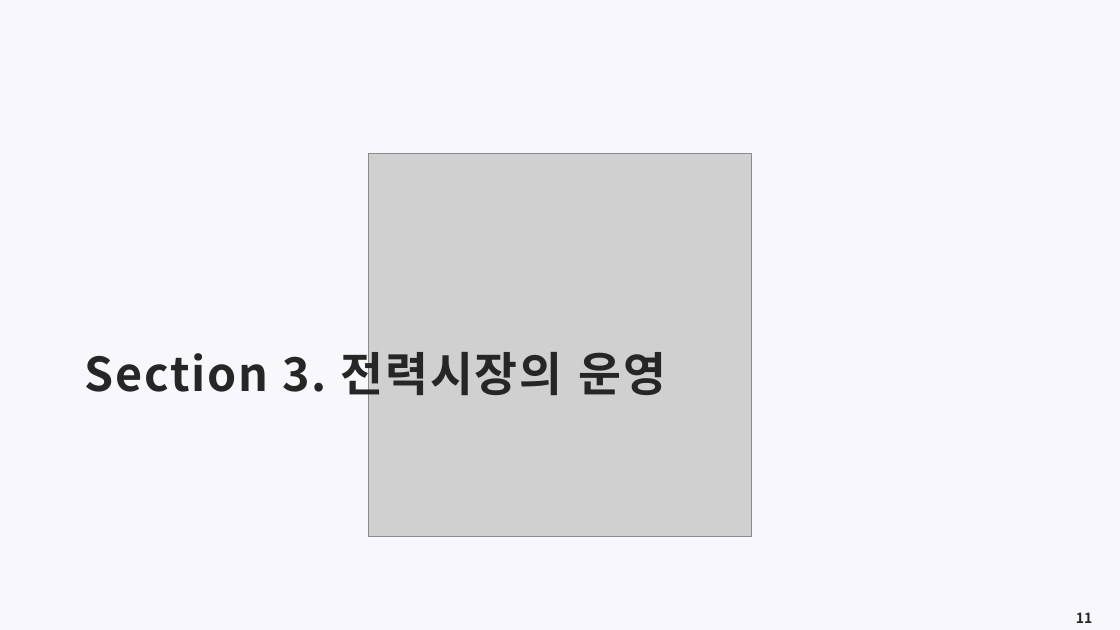
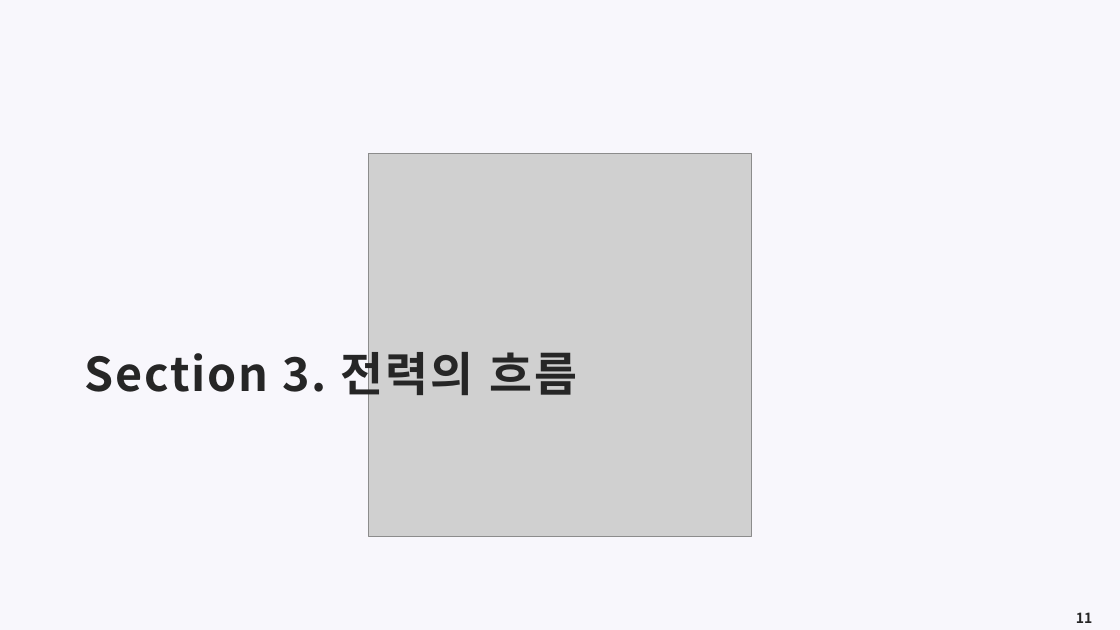
Before and after one commit to meandthey/Teaching, a slide deck: slide 11 of 에너지경제학/자원에너지경제학_Chapter_8 (전력시장).pptx. Drawn at 1120x630 pixels with LibreOffice and Linux fonts; fonts in the diff are those of the drawing; grey boxes stand for pictures. Boxes give left, top, right and bottom in pixels: in the first picture for what was removed or moved away, otherwise in the second. Text is boxed around its words. In the diff, an @@ line names an element or a change of style, - is before the commit and + after.

```diff
--- a/에너지경제학/자원에너지경제학_Chapter_8 (전력시장).pptx
+++ b/에너지경제학/자원에너지경제학_Chapter_8 (전력시장).pptx
@@ title at (x1=85, y1=343, x2=578, y2=403): text changed @@
-Section 3. 전력시장의 운영
+Section 3. 전력의 흐름
```
Also in this commit, not shown: 1 other slide changed, 3 slides added, 3 other files.
